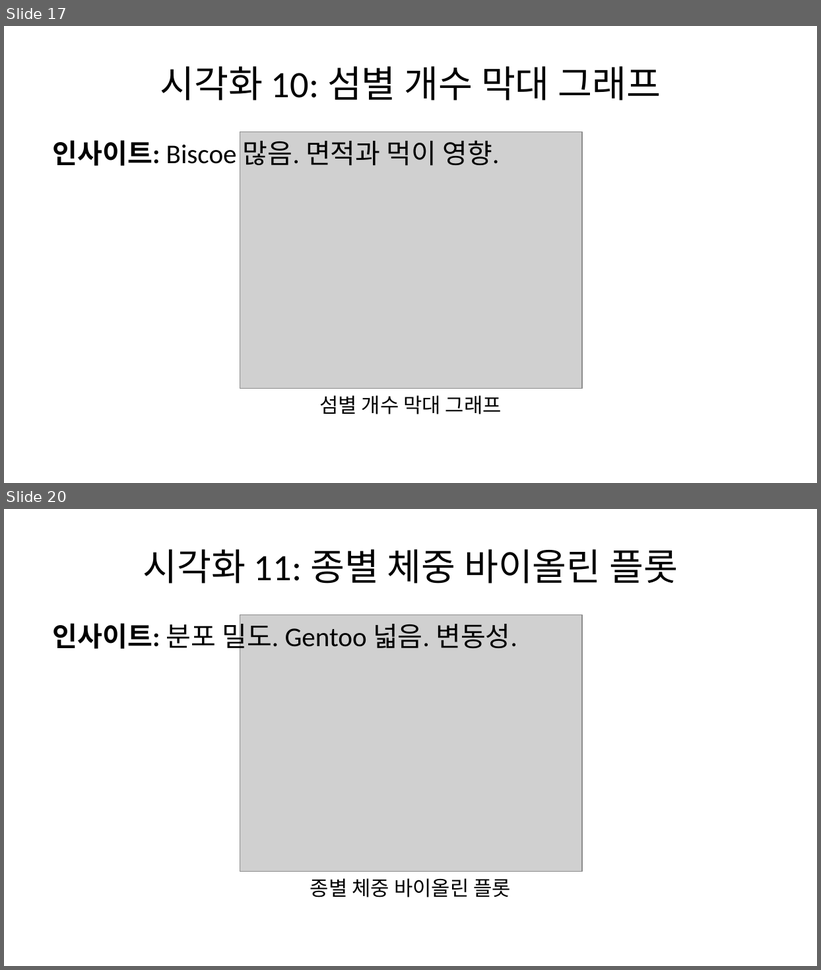
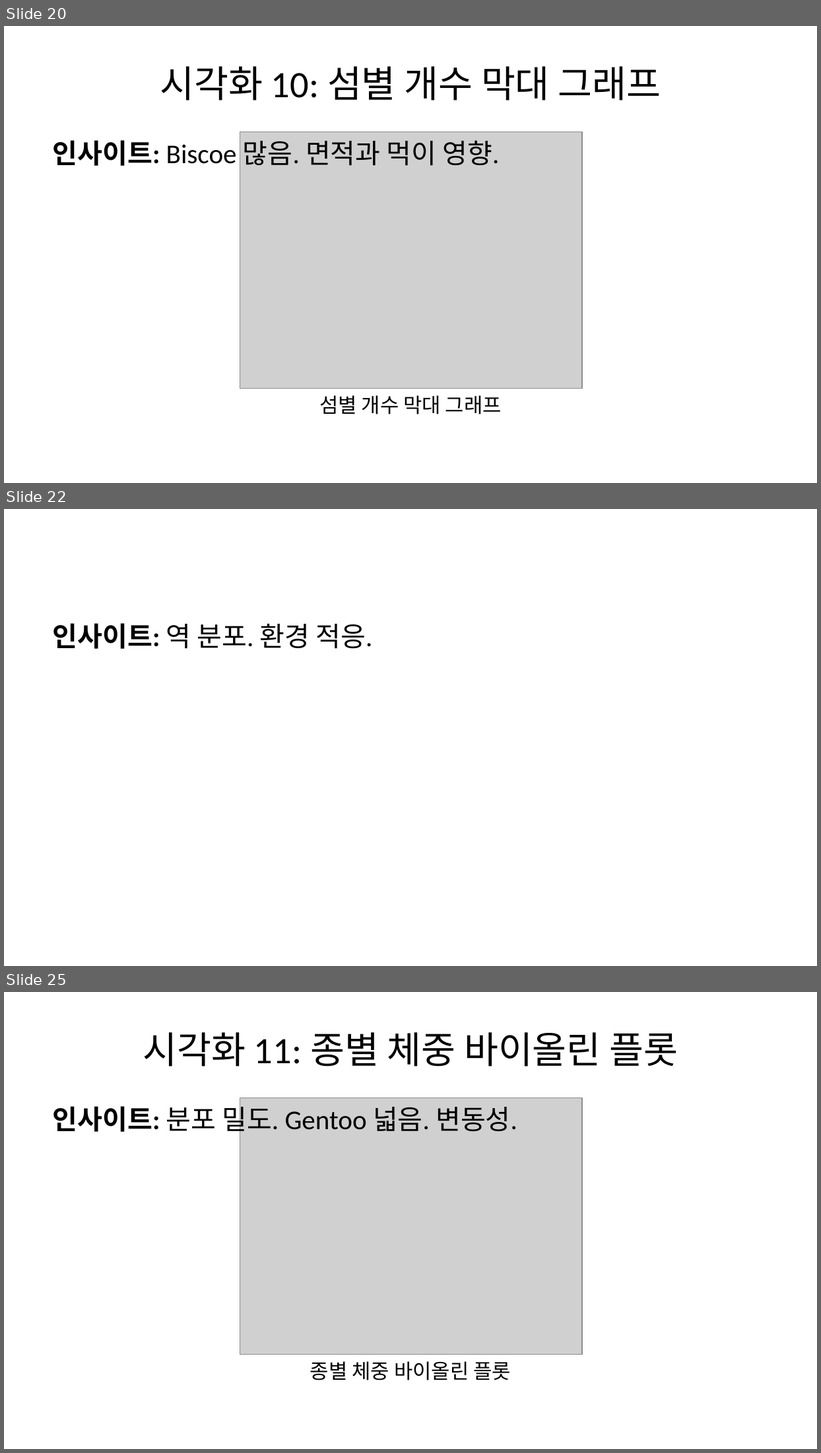
Before and after one commit to ahn19333-commits/ICB_SLIDE, a slide deck: penguin_slides.pptx. Shown one above the other, each under a label of ours: slides 17 and 20 before the commit, slides 20, 22 and 25 after it; the slides between them are not shown. The pictures are 821x970 and 821x1453 pixels, drawn with LibreOffice and Linux fonts; fonts in the diff are those of the drawing; grey boxes stand for pictures. Boxes give left, top, right and bottom in pixels: in the first picture for what was removed or moved away, otherwise in the second. Text is boxed around its words. In the diff, an @@ line names an element or a change of style, - is before the commit and + after.

Commit message:
슬라이드 마크다운 및 PPTX 업데이트: 표 개선, 발표자 노트 확장

```diff
--- a/penguin_slides.pptx
+++ b/penguin_slides.pptx
@@ slide 22 added at <box>4,509,817,966</box>, background #FFFFFF @@
@@ text added at <box>53,623,373,649</box>, 24 pt, text #000000 @@
+인사이트: 역 분포. 환경 적응.
@@ what was slide 17 is now slide 20 @@
@@ what was slide 20 is now slide 25 @@
```
Also in this commit, not shown: 4 slides changed, 6 other slides added, 2 slides removed, 1 other file.
